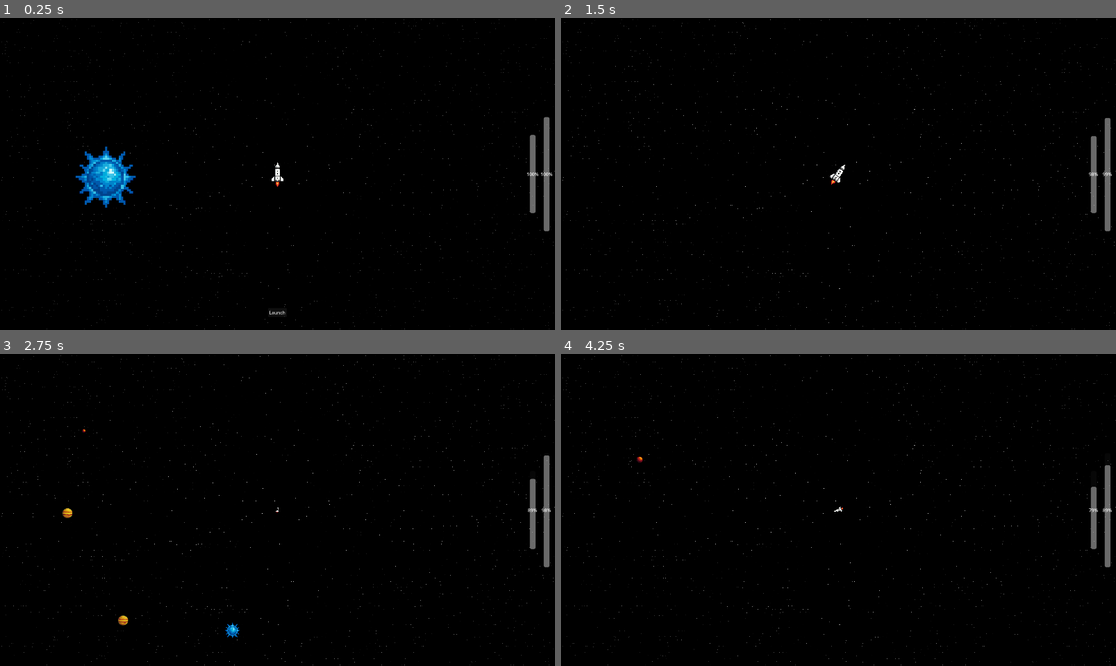
Above: before the commit, frames 1-4 (two rows, left to right).
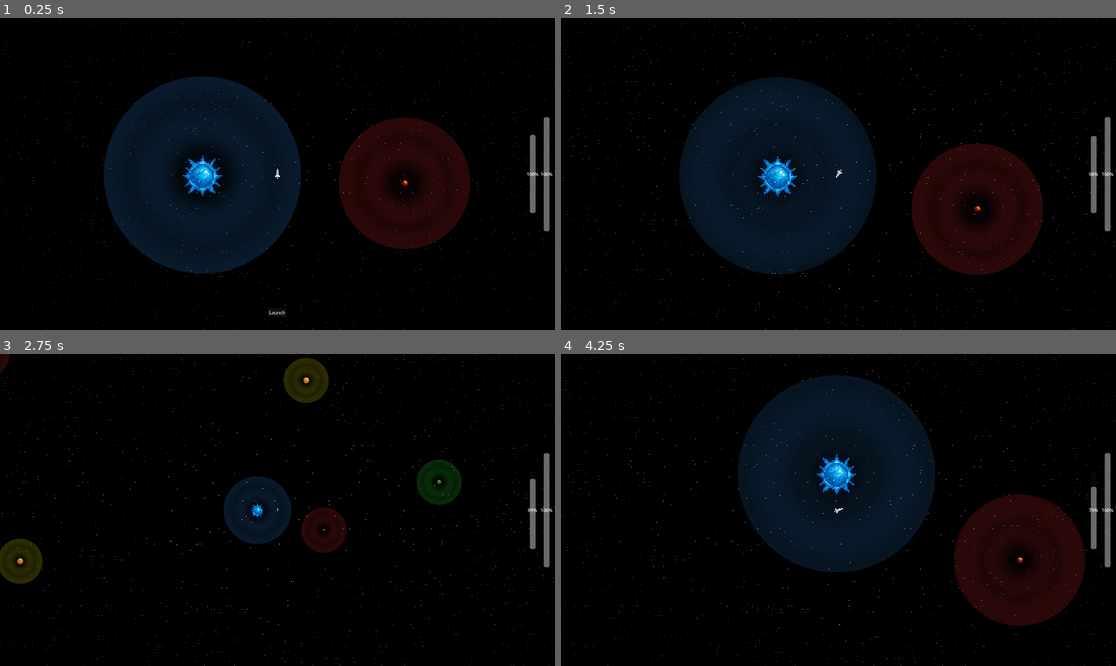
Above: after the commit, the same moments.

Repository: mythfrost/SpaceTaxi
Game: Godot game, scene res://Scenes/Main.tscn
Same seed, same stepped clock (60 frames per second), same inputs: the game is played once before the commit and once after it.
Inputs:
- Up to frame 1 (0.25 s): no input
- Up to frame 2 (1.5 s): click "Launch" at 0.5 s; tap Enter (ui_accept) at 1.25 s; hold D (turn_right) from 1.28 s (still down); hold Enter (ui_accept) from 1.28 s (still down)
- Up to frame 3 (2.75 s): release D (turn_right) at 2.03 s; release Enter (ui_accept) at 2.03 s; hold A (turn_left) from 2.03 s (still down); tap F (toggle_zoom) at 2.1 s; tap Enter (ui_accept) at 2.27, 2.3, 2.57 s
- Up to frame 4 (4.25 s): release A (turn_left) at 2.78 s; hold Enter (ui_accept) 2.78-3.53 s; hold D (turn_right) from 2.78 s (still down); tap F (toggle_zoom) at 3.6 s; tap Enter (ui_accept) at 3.77, 3.8, 4.07 s

The runs differ from the first frame. In frame 1, 24% of the frame differs, in the area x 13-85%, y 18-82%; in frame 2, 24%; in frame 3, 5.6%; in frame 4, 25%, in the area x 13-100%, y 6-88%.

Commit message:
Completed Beta

Diff:
--- a/Scenes/Main.tscn
+++ b/Scenes/Main.tscn
@@ -109,27 +109,33 @@
 fill_mode = 3
 
 [node name="smallPlanet" parent="." instance=ExtResource("3_pbw6q")]
-position = Vector2(1006, 1662)
-orbital_radius = 1200.0
+position = Vector2(2666, 43)
+orbital_speed = 0.1
 
 [node name="smallPlanet" parent="smallPlanet" instance=ExtResource("3_pbw6q")]
-position = Vector2(-11909, -1306)
-orbital_radius = 4300.0
-orbital_speed = 0.35
+position = Vector2(-20286, 456)
+orbital_radius = 9000.0
 
 [node name="mediumPlanet" parent="." instance=ExtResource("5_pbw6q")]
-position = Vector2(6077, -2788)
-orbital_radius = 2600.0
+position = Vector2(7839, -4395)
+orbital_radius = 5300.0
+orbital_speed = 0.13
 
 [node name="largePlanet" parent="." instance=ExtResource("6_v1gob")]
-position = Vector2(-5060, 3453)
-orbital_radius = 1900.0
+position = Vector2(-5091, 3670)
+orbital_radius = 7000.0
+orbital_speed = 0.15
 
 [node name="largePlanet" parent="largePlanet" instance=ExtResource("6_v1gob")]
-position = Vector2(-3609, -1373)
-orbital_radius = 3500.0
-orbital_speed = 0.31
+position = Vector2(5109, -14171)
+orbital_radius = 4000.0
+orbital_speed = 0.13
 
 [node name="Sun" parent="." instance=ExtResource("7_jw32o")]
+scale = Vector2(1.5, 1.5)
+
+[node name="TextureRect" type="TextureRect" parent="."]
+offset_right = 40.0
+offset_bottom = 40.0
 
 [connection signal="pressed" from="CanvasLayer/Button" to="." method="_on_button_pressed"]
--- a/Scenes/Spaceship.tscn
+++ b/Scenes/Spaceship.tscn
@@ -1,7 +1,8 @@
-[gd_scene load_steps=4 format=3 uid="uid://bghnl4p5lfhl"]
+[gd_scene load_steps=5 format=3 uid="uid://bghnl4p5lfhl"]
 
 [ext_resource type="Texture2D" uid="uid://de1tngnfkai4o" path="res://art/ChatGPT Image Apr 8, 2025, 04_34_18 AM.png" id="1_jnnhe"]
 [ext_resource type="Script" uid="uid://bbu5nl8nxfng0" path="res://Scripts/spaceship.gd" id="1_nohp5"]
+[ext_resource type="Script" uid="uid://bwa3ujidg1t8q" path="res://Scenes/thrust.gd" id="3_hvh5m"]
 
 [sub_resource type="RectangleShape2D" id="RectangleShape2D_jnnhe"]
 size = Vector2(14, 47)
@@ -19,5 +20,14 @@
 shape = SubResource("RectangleShape2D_jnnhe")
 
 [node name="Camera2D" type="Camera2D" parent="."]
-zoom = Vector2(0.8, 0.8)
+zoom = Vector2(0.35, 0.35)
 position_smoothing_speed = 3.0
+
+[node name="thrust" type="Control" parent="."]
+z_index = 55
+layout_mode = 3
+anchors_preset = 0
+offset_top = 32.0
+offset_right = 40.0
+offset_bottom = 72.0
+script = ExtResource("3_hvh5m")
--- /dev/null
+++ b/Scenes/field.gdshader
@@ -0,0 +1,29 @@
+shader_type canvas_item;
+render_mode unshaded, blend_add;
+
+uniform vec3 glow_color    = vec3(0.2, 0.6, 1.0);
+uniform float pulse_speed  = 4.0;
+uniform float pulse_strength = 1.0;
+uniform float base_strength  = 0.5;
+uniform float shader_time    = 0.0;
+
+void fragment() {
+	// Map UV to –1..1 centered circle
+	vec2 uvc = (UV - vec2(0.5)) * 2.0;
+	float d = length(uvc);
+
+	// Start fully transparent
+	vec4 col = vec4(0.0);
+
+	if (d <= 1.0) {
+		// Base fade‐out from center
+		float base_alpha = base_strength * smoothstep(1.0, 0.5, 1.0 - d);
+		// Twinkle amount
+		float glow = abs(sin(shader_time * pulse_speed + d * 6.2831));
+		float alpha = base_alpha + glow * pulse_strength;
+		// Compose final color + computed alpha
+		col = vec4(glow_color, alpha);
+	}
+
+	COLOR = col;
+}
--- /dev/null
+++ b/Scenes/fieldVisual.gdshader
@@ -0,0 +1,21 @@
+shader_type canvas_item;
+render_mode unshaded, blend_premul_alpha;
+
+uniform float pulse_speed : hint_range(0.1, 20.0) = 5.0;
+uniform float pulse_strength : hint_range(0.1, 1.0) = 0.5;
+// our own time accumulator:
+uniform float shader_time = 0.0;
+
+void fragment() {
+    vec2 uvc = (UV - vec2(0.5)) * 2.0;
+    float dist = length(uvc);
+
+    if (dist > 1.0) {
+        COLOR = vec4(0.0);
+    } else {
+        float base_alpha = 0.3 * smoothstep(1.0, 0.5, 1.0 - dist);
+        float glow = abs(sin(shader_time * pulse_speed + dist * 6.2831));
+        float alpha = base_alpha + glow * pulse_strength;
+        COLOR = vec4(0.2, 0.6, 1.0, alpha);
+    }
+}
--- /dev/null
+++ b/Scenes/field_visual.gd
@@ -0,0 +1,10 @@
+extends ColorRect
+
+var mat: ShaderMaterial
+
+func _ready():
+	mat = material as ShaderMaterial
+
+func _process(delta):
+	var t = mat.get_shader_parameter("shader_time") + delta
+	mat.set_shader_parameter("shader_time", t)
--- a/Scenes/largePlanet.tscn
+++ b/Scenes/largePlanet.tscn
@@ -1,13 +1,23 @@
-[gd_scene load_steps=7 format=3 uid="uid://b1ab33pf64o5a"]
+[gd_scene load_steps=10 format=3 uid="uid://b1ab33pf64o5a"]
 
 [ext_resource type="Script" uid="uid://sf4aia4nq5ok" path="res://Scripts/planet_body.gd" id="1_qtuyl"]
 [ext_resource type="Script" uid="uid://dq7wa00hnlnkm" path="res://planet_orbit.gd" id="1_yrmca"]
 [ext_resource type="Texture2D" uid="uid://b0hunvlanjoya" path="res://art/largePlanet.png" id="2_mufvp"]
 [ext_resource type="Script" uid="uid://cnqy5i3x1qkmr" path="res://Scripts/gravity_field.gd" id="3_61351"]
+[ext_resource type="Shader" uid="uid://cvpx017jwf2q6" path="res://Scenes/field.gdshader" id="5_wy4m4"]
+[ext_resource type="Script" uid="uid://ds7f1e7tijwp8" path="res://Scenes/field_visual.gd" id="6_0mn6v"]
 
 [sub_resource type="CircleShape2D" id="CircleShape2D_2hiue"]
 
 [sub_resource type="CircleShape2D" id="CircleShape2D_8g7i6"]
+
+[sub_resource type="ShaderMaterial" id="ShaderMaterial_fwqe0"]
+shader = ExtResource("5_wy4m4")
+shader_parameter/glow_color = Vector3(1, 1, 0)
+shader_parameter/pulse_speed = 1.267
+shader_parameter/pulse_strength = 0.046
+shader_parameter/base_strength = 0.123
+shader_parameter/shader_time = 3.525
 
 [node name="Planet" type="Node2D"]
 script = ExtResource("1_yrmca")
@@ -37,4 +47,12 @@
 shape = SubResource("CircleShape2D_8g7i6")
 debug_color = Color(0.755778, 0.429221, 0.41801, 0.42)
 
+[node name="FieldVisual" type="ColorRect" parent="gravityField"]
+material = SubResource("ShaderMaterial_fwqe0")
+offset_left = -650.0
+offset_top = -650.0
+offset_right = 650.0
+offset_bottom = 650.0
+script = ExtResource("6_0mn6v")
+
 [connection signal="body_entered" from="planetBody" to="planetBody" method="_on_body_entered"]
--- a/Scenes/mediumPlanet.tscn
+++ b/Scenes/mediumPlanet.tscn
@@ -1,17 +1,27 @@
-[gd_scene load_steps=7 format=3 uid="uid://baubbr1tgv60k"]
+[gd_scene load_steps=10 format=3 uid="uid://baubbr1tgv60k"]
 
 [ext_resource type="Script" uid="uid://dq7wa00hnlnkm" path="res://planet_orbit.gd" id="1_g5jje"]
 [ext_resource type="Script" uid="uid://sf4aia4nq5ok" path="res://Scripts/planet_body.gd" id="1_qc4db"]
 [ext_resource type="Texture2D" uid="uid://dnvucwq2praof" path="res://art/mediumPlanet.png" id="2_ysysd"]
 [ext_resource type="Script" uid="uid://cnqy5i3x1qkmr" path="res://Scripts/gravity_field.gd" id="3_35xla"]
+[ext_resource type="Shader" uid="uid://cvpx017jwf2q6" path="res://Scenes/field.gdshader" id="5_1q8c4"]
+[ext_resource type="Script" uid="uid://ds7f1e7tijwp8" path="res://Scenes/field_visual.gd" id="6_s6hcy"]
 
 [sub_resource type="CircleShape2D" id="CircleShape2D_2hiue"]
 
 [sub_resource type="CircleShape2D" id="CircleShape2D_8g7i6"]
 
+[sub_resource type="ShaderMaterial" id="ShaderMaterial_l2w4i"]
+shader = ExtResource("5_1q8c4")
+shader_parameter/glow_color = Vector3(0.2, 1, 0.2)
+shader_parameter/pulse_speed = 1.267
+shader_parameter/pulse_strength = 0.046
+shader_parameter/base_strength = 0.123
+shader_parameter/shader_time = 3.525
+
 [node name="Planet" type="Node2D"]
 script = ExtResource("1_g5jje")
-orbital_radius = 1400.0
+orbital_radius = 7000.0
 orbital_speed = 0.3
 
 [node name="planetBody" type="Area2D" parent="."]
@@ -37,4 +47,12 @@
 shape = SubResource("CircleShape2D_8g7i6")
 debug_color = Color(0.755778, 0.429221, 0.41801, 0.42)
 
+[node name="FieldVisual" type="ColorRect" parent="gravityField"]
+material = SubResource("ShaderMaterial_l2w4i")
+offset_left = -650.0
+offset_top = -650.0
+offset_right = 650.0
+offset_bottom = 650.0
+script = ExtResource("6_s6hcy")
+
 [connection signal="body_entered" from="planetBody" to="planetBody" method="_on_body_entered"]
--- a/Scenes/smallPlanet.tscn
+++ b/Scenes/smallPlanet.tscn
@@ -1,20 +1,31 @@
-[gd_scene load_steps=7 format=3 uid="uid://cbdbjp3is68ks"]
+[gd_scene load_steps=10 format=3 uid="uid://cbdbjp3is68ks"]
 
 [ext_resource type="Script" uid="uid://dq7wa00hnlnkm" path="res://planet_orbit.gd" id="1_71tfn"]
 [ext_resource type="Texture2D" uid="uid://eorn2bwasuyr" path="res://art/smallPlanet.png" id="2_8g7i6"]
 [ext_resource type="Script" uid="uid://sf4aia4nq5ok" path="res://Scripts/planet_body.gd" id="2_71tfn"]
 [ext_resource type="Script" uid="uid://cnqy5i3x1qkmr" path="res://Scripts/gravity_field.gd" id="3_uj3hf"]
+[ext_resource type="Shader" uid="uid://cvpx017jwf2q6" path="res://Scenes/field.gdshader" id="5_pi3aj"]
+[ext_resource type="Script" uid="uid://ds7f1e7tijwp8" path="res://Scenes/field_visual.gd" id="6_pi3aj"]
 
 [sub_resource type="CircleShape2D" id="CircleShape2D_2hiue"]
 
 [sub_resource type="CircleShape2D" id="CircleShape2D_8g7i6"]
 
+[sub_resource type="ShaderMaterial" id="ShaderMaterial_pi3aj"]
+shader = ExtResource("5_pi3aj")
+shader_parameter/glow_color = Vector3(1, 0.2, 0.2)
+shader_parameter/pulse_speed = 1.267
+shader_parameter/pulse_strength = 0.046
+shader_parameter/base_strength = 0.123
+shader_parameter/shader_time = 3.525
+
 [node name="Planet" type="Node2D"]
 script = ExtResource("1_71tfn")
-orbital_radius = 700.0
+orbital_radius = 2000.0
 orbital_speed = 0.2
 
 [node name="planetBody" type="Area2D" parent="."]
+z_index = 40
 collision_layer = 2
 script = ExtResource("2_71tfn")
 
@@ -37,4 +48,12 @@
 shape = SubResource("CircleShape2D_8g7i6")
 debug_color = Color(0.755778, 0.429221, 0.41801, 0.42)
 
+[node name="FieldVisual" type="ColorRect" parent="gravityField"]
+material = SubResource("ShaderMaterial_pi3aj")
+offset_left = -650.0
+offset_top = -650.0
+offset_right = 650.0
+offset_bottom = 650.0
+script = ExtResource("6_pi3aj")
+
 [connection signal="body_entered" from="planetBody" to="planetBody" method="_on_body_entered"]
--- a/Scenes/sun.tscn
+++ b/Scenes/sun.tscn
@@ -1,12 +1,22 @@
-[gd_scene load_steps=6 format=3 uid="uid://cevdqifu1aoer"]
+[gd_scene load_steps=9 format=3 uid="uid://cevdqifu1aoer"]
 
 [ext_resource type="Script" uid="uid://sf4aia4nq5ok" path="res://Scripts/planet_body.gd" id="1_hw71r"]
 [ext_resource type="Texture2D" uid="uid://o6jdtacr6hkx" path="res://art/20250430_0355_Pixelated Blue Sun_simple_compose_01jt35b69dest874qhfa27cky3.png" id="2_qh0p3"]
 [ext_resource type="Script" uid="uid://cnqy5i3x1qkmr" path="res://Scripts/gravity_field.gd" id="3_5wx56"]
+[ext_resource type="Shader" uid="uid://cvpx017jwf2q6" path="res://Scenes/field.gdshader" id="4_5wx56"]
+[ext_resource type="Script" uid="uid://ds7f1e7tijwp8" path="res://Scenes/field_visual.gd" id="5_x51nk"]
 
 [sub_resource type="CircleShape2D" id="CircleShape2D_x51nk"]
 
 [sub_resource type="CircleShape2D" id="CircleShape2D_phmwl"]
+
+[sub_resource type="ShaderMaterial" id="ShaderMaterial_phmwl"]
+shader = ExtResource("4_5wx56")
+shader_parameter/glow_color = Vector3(0.2, 0.6, 1)
+shader_parameter/pulse_speed = 1.267
+shader_parameter/pulse_strength = 0.046
+shader_parameter/base_strength = 0.123
+shader_parameter/shader_time = 3.525
 
 [node name="Sun" type="Node2D"]
 
@@ -33,4 +43,12 @@
 shape = SubResource("CircleShape2D_phmwl")
 debug_color = Color(0.755778, 0.429221, 0.41801, 0.42)
 
+[node name="FieldVisual" type="ColorRect" parent="gravityField"]
+material = SubResource("ShaderMaterial_phmwl")
+offset_left = -650.0
+offset_top = -650.0
+offset_right = 650.0
+offset_bottom = 650.0
+script = ExtResource("5_x51nk")
+
 [connection signal="body_entered" from="planetBody" to="planetBody" method="_on_body_entered"]
--- /dev/null
+++ b/Scenes/thrust.gd
@@ -0,0 +1,19 @@
+extends Control
+class_name Flame
+
+@export var flame_points := PackedVector2Array([
+	Vector2(-10,  0),
+	Vector2( 10,  0),
+	Vector2(  5, 40),
+	Vector2(-5, 40),
+])
+
+func _ready() -> void:
+	set_process(true)
+	queue_redraw()
+
+func _process(delta: float) -> void:
+	queue_redraw()
+
+func _draw() -> void:
+	draw_colored_polygon(flame_points, Color.DARK_RED)
--- a/Scripts/spaceship.gd
+++ b/Scripts/spaceship.gd
@@ -13,10 +13,11 @@
 var _orbit_angle: float   = 0.0
 
 # Primary fuel and thrust settings
-@export var max_fuel := 100.0
+@export var max_fuel := 175.0
 var current_fuel := max_fuel
-@export var thrust_power := 1000.0
+@export var thrust_power := 500.0
 @export var fuel_burn_rate := 10.0
+@onready var flame = $thrust
 
 # Secondary fuel and turn settings
 @export var max_turn_fuel       := 100.0
@@ -26,7 +27,7 @@
 
 # Camera zoom presets
 @export var zoom_normal := Vector2(.35, .35)
-@export var zoomed_in   := Vector2(0.2, .2)
+@export var zoomed_in   := Vector2(0.12, .12)
 var is_zoomed := false
 
 # Reference to the ship’s Camera2D
@@ -37,6 +38,7 @@
 
 func _ready() -> void:
 	cam.make_current()
+	flame.visible = false
 
 func launch() -> void:
 	velocity = Vector2.UP.rotated(rotation) * thrust_power
@@ -57,9 +59,14 @@
 				turn_fuel = max(turn_fuel - turn_fuel_burn_rate * delta, 0)
 
 		# continuous thrust while holding and consuming fuel
+		var is_thrusting = Input.is_action_pressed("ui_accept") and current_fuel > 0
 		if Input.is_action_pressed("ui_accept") and current_fuel > 0:
 			current_fuel = max(current_fuel - fuel_burn_rate * delta, 0)
 			velocity += Vector2.UP.rotated(rotation) * thrust_power * delta
+
+		flame.visible = is_thrusting
+
+		move_and_slide()
 
 		# move the ship
 		move_and_slide()
@@ -70,15 +77,31 @@
 
 		# orbit behavior
 		if is_orbiting:
+			# exit orbit on thrust key
 			if Input.is_action_just_pressed("ui_accept"):
 				var tangent = Vector2(-sin(_orbit_angle), cos(_orbit_angle)) * _orbit_speed * _orbit_radius
 				velocity = tangent
 				is_orbiting = false
 				return
+
+			# update center to the moving planet
 			orbit_center = orbit_body.global_position
 			_orbit_angle += _orbit_speed * delta
-			global_position = orbit_center + Vector2(cos(_orbit_angle), sin(_orbit_angle)) * _orbit_radius
+
+			# reposition along the circular path
+			var new_pos = orbit_center + Vector2(cos(_orbit_angle), sin(_orbit_angle)) * _orbit_radius
+			global_position = new_pos
+
+			# compute the exact tangent direction and face that way
+			var tangent_dir = Vector2(-sin(_orbit_angle), cos(_orbit_angle))
+			if _orbit_speed < 0.0:
+				tangent_dir = -tangent_dir
+			# rotate 90° so the ship's nose points along the tangent
+			rotation = tangent_dir.angle() + PI * 0.5
+
 			return
+
+		return
 
 func start_orbit(planet_node: Node2D, radius: float, speed: float) -> void:
 	orbit_body    = planet_node
--- a/planet_orbit.gd
+++ b/planet_orbit.gd
@@ -1,7 +1,7 @@
 extends Node2D
 
 @export var orbit_center: Vector2 = Vector2.ZERO   # point to orbit around
-@export var orbital_radius: float = 400.0           # distance from center
+@export var orbital_radius: float = 100.0           # distance from center
 @export var orbital_speed: float = 0.5              # radians per second
 
 var _orbit_angle: float = 0.0
Not shown, added: Scenes/field.gdshader.uid
Not shown, added: Scenes/fieldVisual.gdshader.uid
Not shown, added: Scenes/field_visual.gd.uid
Not shown, added: Scenes/thrust.gd.uid
